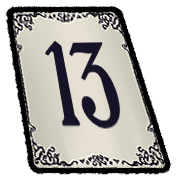
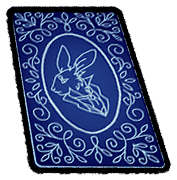
Comparing the layer stacks of the two 177px x 180px images. Changes:
added layer "VERSO 5.png" above "5 - 1.png" over [6, 5, 168, 172]
hid "5 - 13.png", painted on it over [6, 5, 168, 172]
